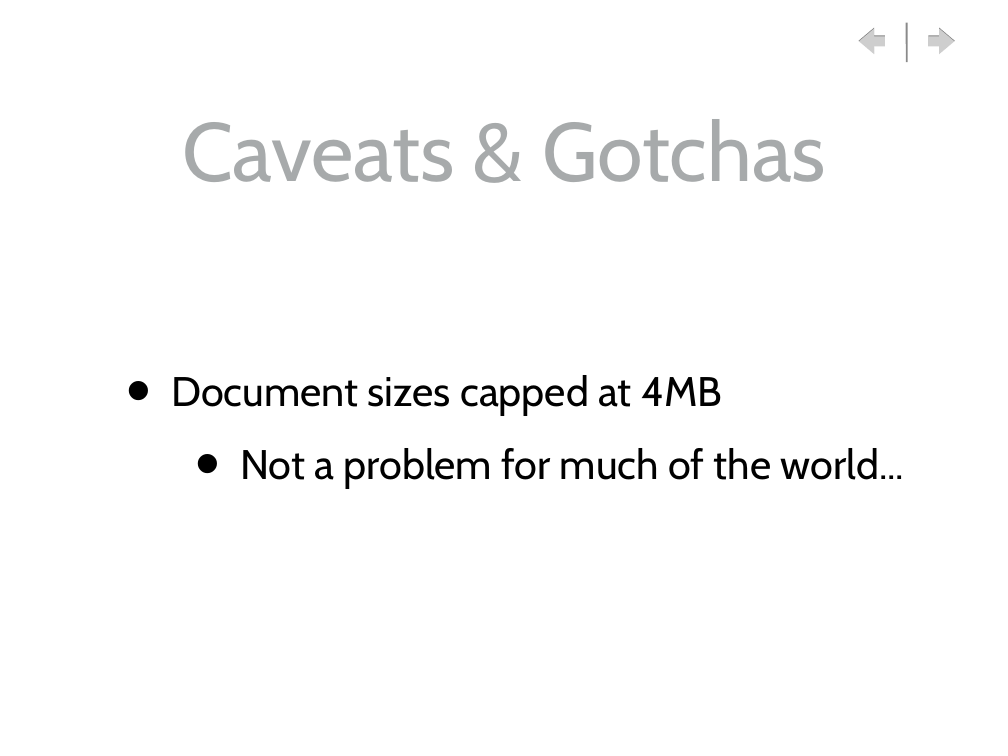
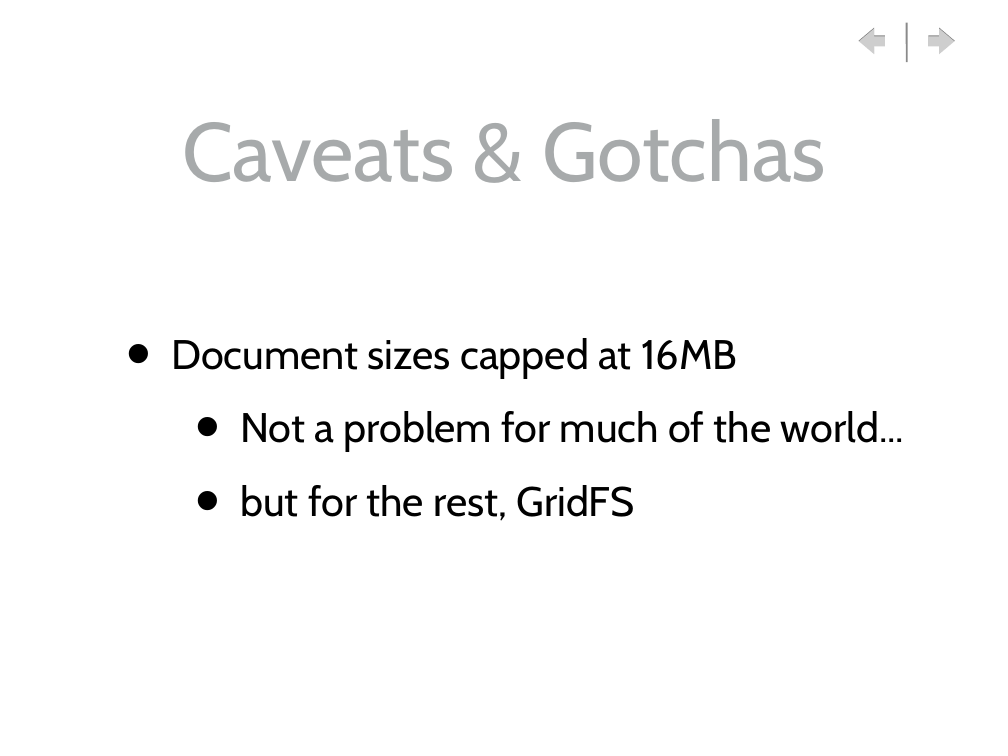
Before and after one commit to gwaldo/MongoDB_Intro, a slide deck: slide 34 of MongoDB_Intro.ppt (slide 27 before the commit). Drawn at 1008x756 pixels with LibreOffice and Linux fonts; fonts in the diff are those of the drawing; background and template pictures are left out. Boxes give left, top, right and bottom in pixels: in the first picture for what was removed or moved away, otherwise in the second. Text is boxed around its words. In the diff, an @@ line names an element or a change of style, - is before the commit and + after.

```diff
--- a/MongoDB_Intro.ppt
+++ b/MongoDB_Intro.ppt
@@ text at <box>171,338,737,379</box>: text changed @@
-• Document sizes capped at 4MB
+• Document sizes capped at 16MB
@@ text at <box>240,485,635,521</box>: paragraph added @@
+    • but for the rest, GridFS
```
Also in this commit, not shown: 14 slides added, 1 slide removed, 19 other files.
